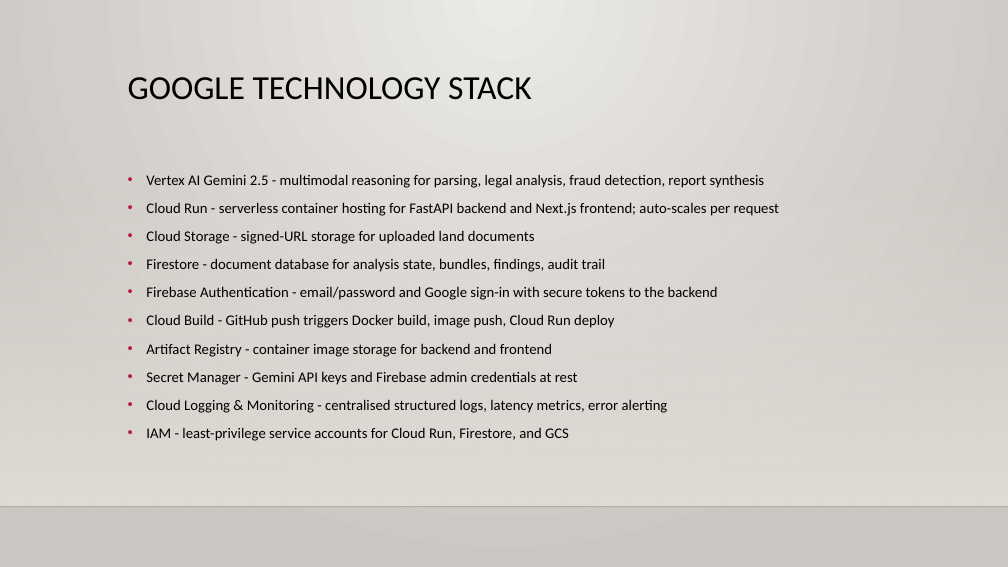
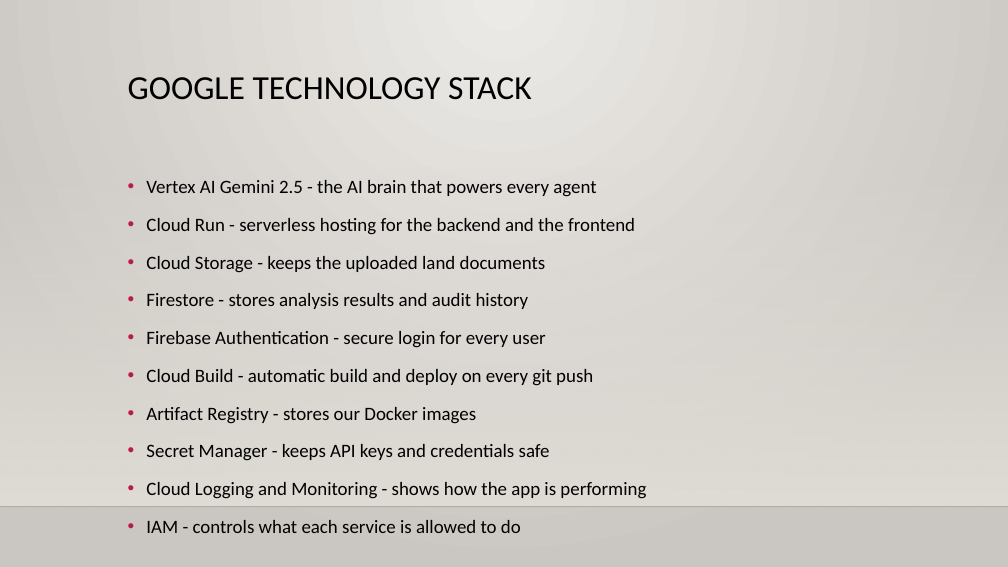
Before and after one commit to abhi88000/land-fraud-detection, a slide deck: slide 10 of docs/deck/Landshield-Deck.pptx. Drawn at 1008x567 pixels with LibreOffice and Linux fonts; fonts in the diff are those of the drawing; background and template pictures are left out. Boxes give left, top, right and bottom in pixels: in the first picture for what was removed or moved away, otherwise in the second. Text is boxed around its words. In the diff, an @@ line names an element or a change of style, - is before the commit and + after.

```diff
--- a/docs/deck/Landshield-Deck.pptx
+++ b/docs/deck/Landshield-Deck.pptx
@@ text at bbox=[146, 180, 646, 533]: text changed; size 14 to 18 pt @@
-• Vertex AI Gemini 2.5 - multimodal reasoning for parsing, legal analysis, fraud detection, report synthesis
-• Cloud Run - serverless container hosting for FastAPI backend and Next.js frontend; auto-scales per request
-• Cloud Storage - signed-URL storage for uploaded land documents
-• Firestore - document database for analysis state, bundles, findings, audit trail
-• Firebase Authentication - email/password and Google sign-in with secure tokens to the backend
-• Cloud Build - GitHub push triggers Docker build, image push, Cloud Run deploy
-• Artifact Registry - container image storage for backend and frontend
-• Secret Manager - Gemini API keys and Firebase admin credentials at rest
-• Cloud Logging & Monitoring - centralised structured logs, latency metrics, error alerting
-• IAM - least-privilege service accounts for Cloud Run, Firestore, and GCS
+• Vertex AI Gemini 2.5 - the AI brain that powers every agent
+• Cloud Run - serverless hosting for the backend and the frontend
+• Cloud Storage - keeps the uploaded land documents
+• Firestore - stores analysis results and audit history
+• Firebase Authentication - secure login for every user
+• Cloud Build - automatic build and deploy on every git push
+• Artifact Registry - stores our Docker images
+• Secret Manager - keeps API keys and credentials safe
+• Cloud Logging and Monitoring - shows how the app is performing
+• IAM - controls what each service is allowed to do
```
Also in this commit, not shown: 9 other slides changed, 1 other file.
